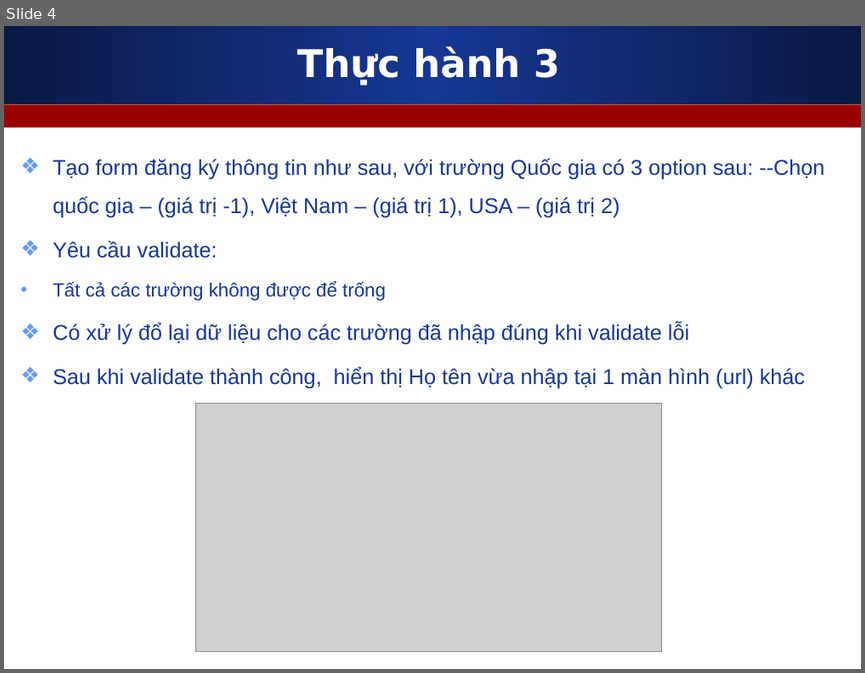
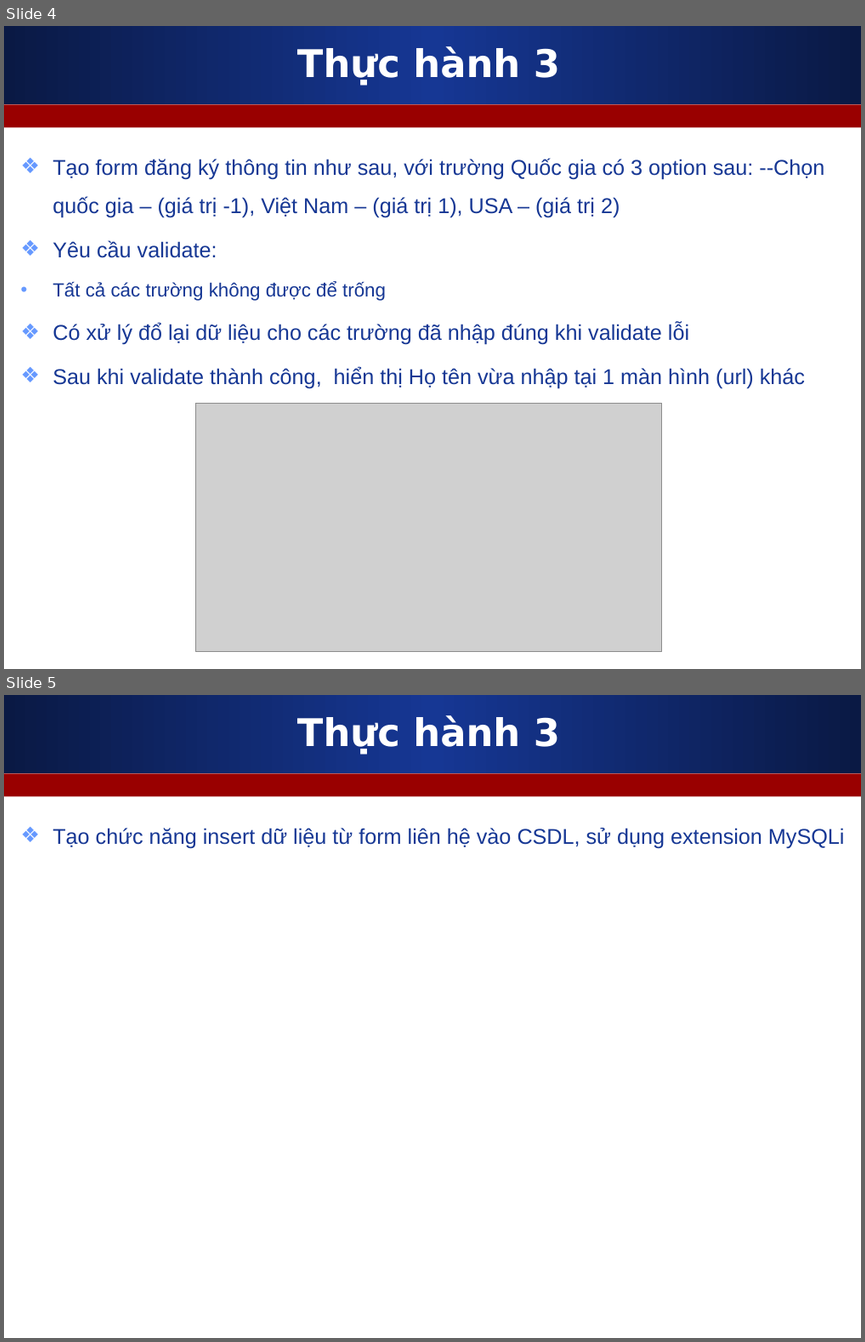
Before and after one commit to nguyenvietmanhit/php1019e2, a slide deck: Day21_10_PHP_Basic_Pratice/Slides/PHP_Basic_Practice.ppt. Shown one above the other, each under a label of ours: slide 4 before the commit, slides 4 and 5 after it. The pictures are 865x673 and 865x1342 pixels, drawn with LibreOffice and Linux fonts; fonts in the diff are those of the drawing; grey boxes stand for pictures. Boxes give left, top, right and bottom in pixels: in the first picture for what was removed or moved away, otherwise in the second. Text is boxed around its words. In the diff, an @@ line names an element or a change of style, - is before the commit and + after.

Commit message:
update

```diff
--- a/Day21_10_PHP_Basic_Pratice/Slides/PHP_Basic_Practice.ppt
+++ b/Day21_10_PHP_Basic_Pratice/Slides/PHP_Basic_Practice.ppt
@@ slide 5 added at (4,695,861,1338), background #FFFFFF; not listed: 2 template elements that a slide beside it also shows @@
@@ title added at (297,715,560,755), 32 pt, text #FFFFFF, bold @@
+Thực hành 3
@@ text added at (52,828,845,848), 18 pt, text #163794 @@
+❖ Tạo chức năng insert dữ liệu từ form liên hệ vào CSDL, sử dụng extension MySQLi
```
